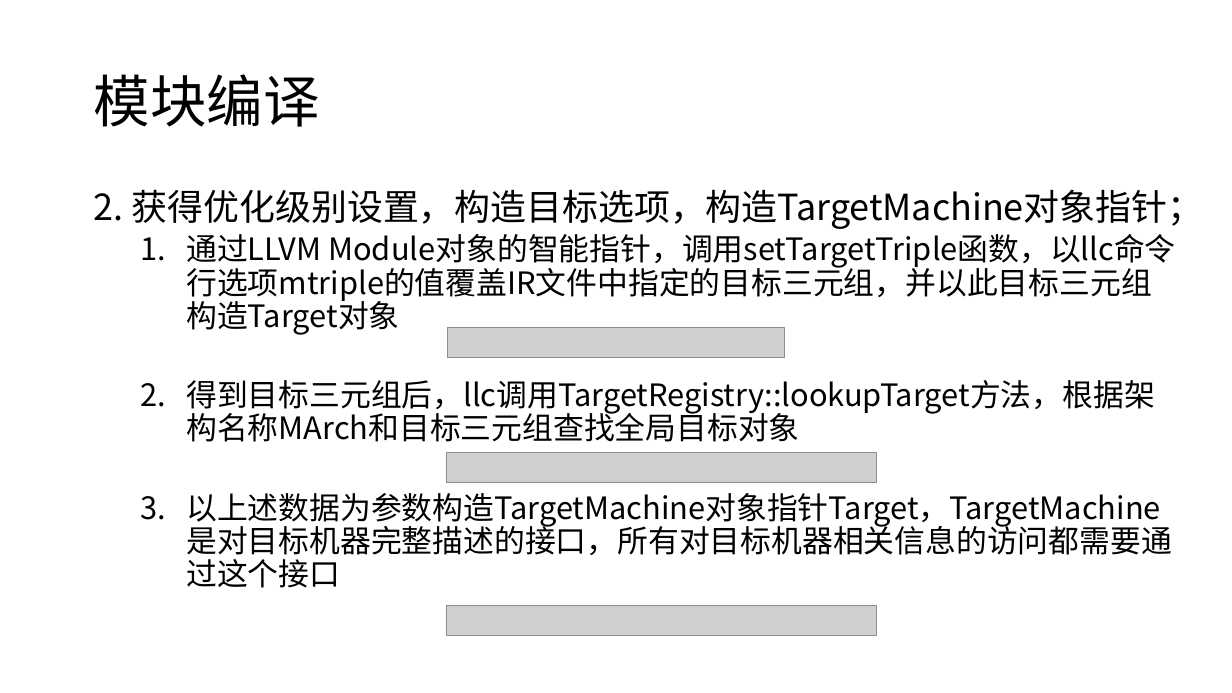
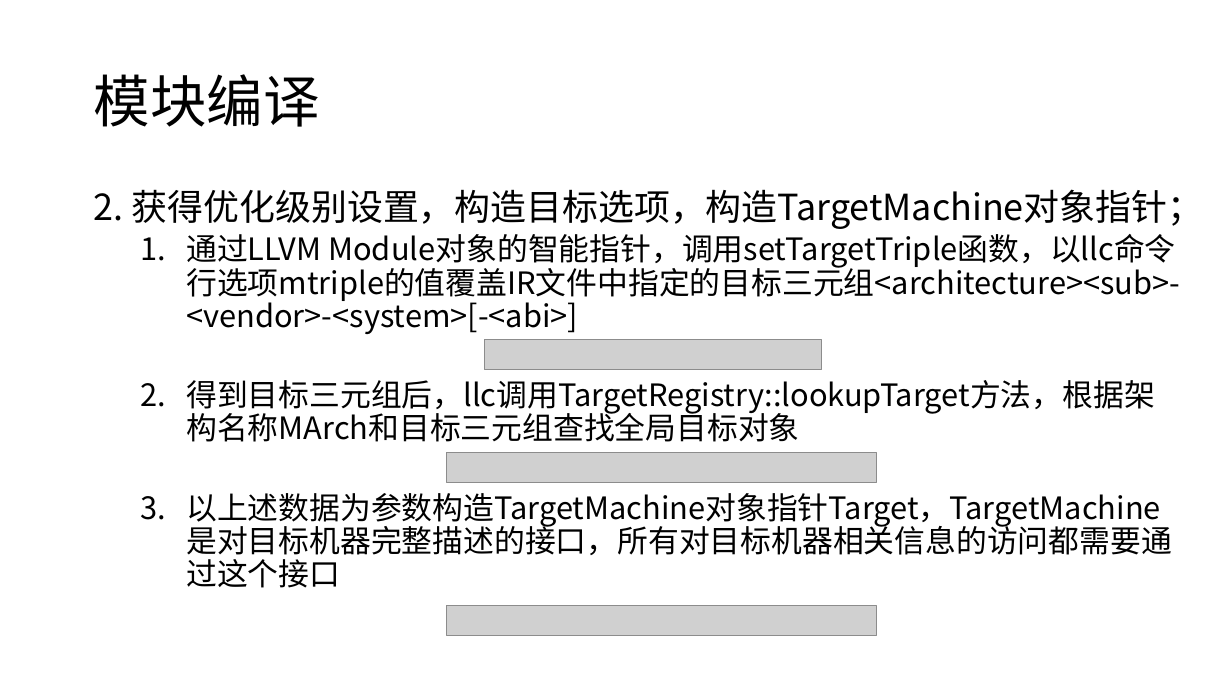
Before and after one commit to JYRoy/MLC-Learning, a slide deck: slide 19 of LLVM/04.LLVM Backend.pptx (slide 18 before the commit). Drawn at 1232x693 pixels with LibreOffice and Linux fonts; fonts in the diff are those of the drawing; grey boxes stand for pictures. Boxes give left, top, right and bottom in pixels: in the first picture for what was removed or moved away, otherwise in the second. Text is boxed around its words. In the diff, an @@ line names an element or a change of style, - is before the commit and + after.

```diff
--- a/LLVM/04.LLVM Backend.pptx
+++ b/LLVM/04.LLVM Backend.pptx
@@ text at box(186, 234, 1180, 334): text changed @@
-  1. 通过LLVM Module对象的智能指针，调用setTargetTriple函数，以llc命令行选项mtriple的值覆盖IR文件中指定的目标三元组，并以此目标三元组构造Target对象
+  1. 通过LLVM Module对象的智能指针，调用setTargetTriple函数，以llc命令行选项mtriple的值覆盖IR文件中指定的目标三元组<architecture><sub>-<vendor>-<system>[-<abi>]
@@ picture: place and size @@
-picture at box(447, 327, 785, 358)
+picture at box(484, 340, 822, 371)
```
Also in this commit, not shown: 17 other slides changed, 5 slides added, 1 slide removed.
